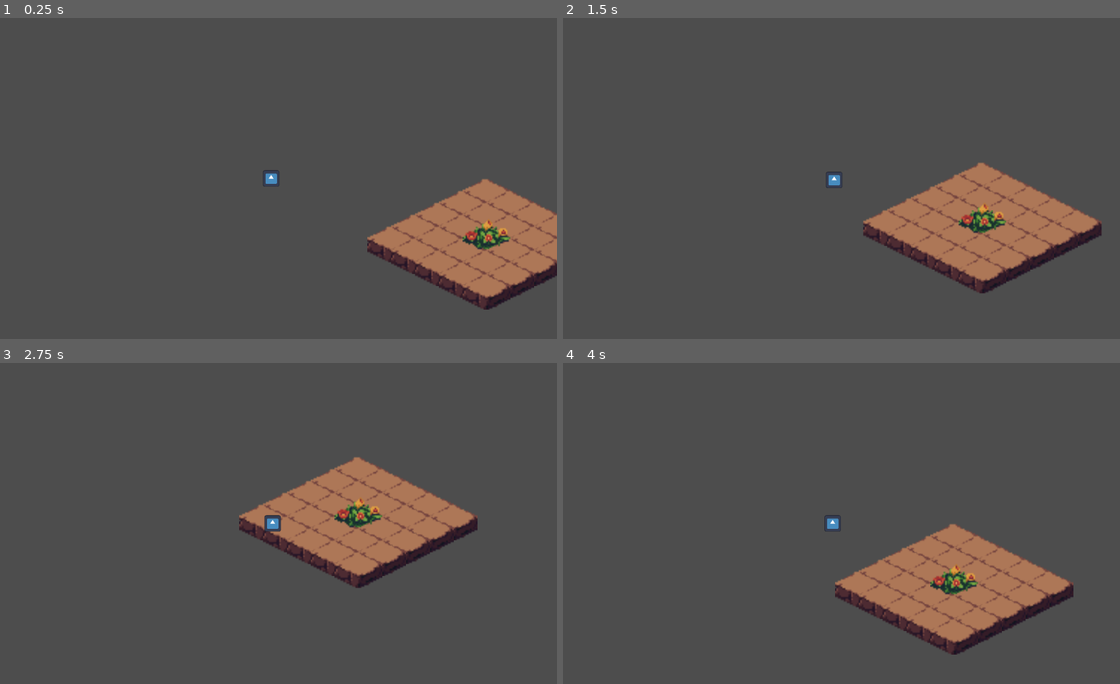
Above: before the commit, frames 1-4 (two rows, left to right).
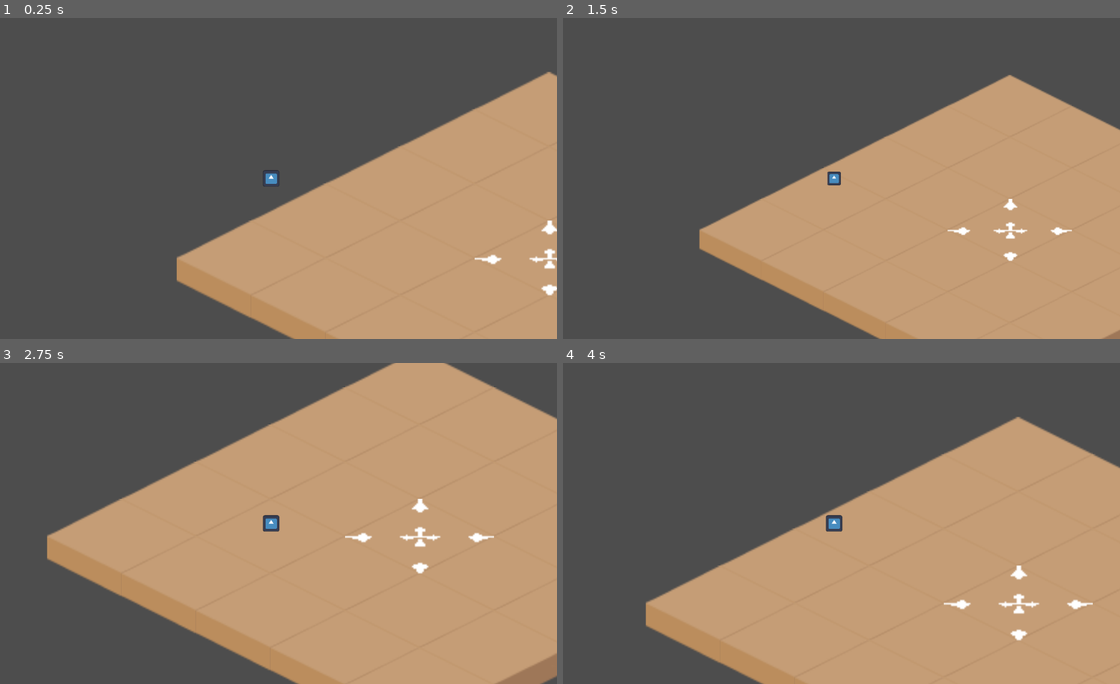
Above: after the commit, the same moments.

Repository: Agakitsune/TheLastSavate
Game: Godot game, scene res://Testmap.tscn
Same seed, same stepped clock (60 frames per second), same inputs: the game is played once before the commit and once after it. The engine's default icon, where the game draws it, is replaced by a stand-in: a white triangle on a blue panel in a dark square.
Inputs (mouse positions are in pixels of both pictures, inside the frame that each line leads up to):
- Up to frame 1 (0.25 s): no input
- Up to frame 2 (1.5 s): tap Enter at 0.5 s; move the mouse to (958, 162) at 0.52 s; hold D (right) 0.53-1.28 s; tap Mouse wheel up (zoom_in, bound only after the commit) at 0.6 s; tap Mouse wheel down (zoom_out, bound only after the commit) at 0.8, 1.35 s; move the mouse to (718, 194) at 1.27 s; hold S (down) from 1.28 s (still down)
- Up to frame 3 (2.75 s): tap Mouse wheel up (zoom_in, bound only after the commit) at 1.55, 2.1 s; move the mouse to (328, 452) at 2.02 s; release S (down) at 2.03 s; hold D (right) from 2.03 s (still down); tap Mouse wheel down (zoom_out, bound only after the commit) at 2.3 s
- Up to frame 4 (4 s): move the mouse to (808, 587) at 2.77 s; release D (right) at 2.78 s; hold W (up) 2.78-3.53 s; tap Mouse wheel down (zoom_out, bound only after the commit) at 2.85, 3.8 s; tap Mouse wheel up (zoom_in, bound only after the commit) at 3.05, 3.6 s; move the mouse to (1003, 571) at 3.52 s; hold A (left) from 3.53 s (still down)

The runs differ from the first frame. In frame 1, 36% of the frame differs, in the area x 31-100%, y 16-100%; in frame 2, 43%; in frame 3, 64%, in the area x 8-100%, y 0-100%; in frame 4, 48%.

Commit message:
Some experience

Diff:
--- a/Camera2D.gd
+++ b/Camera2D.gd
@@ -8,5 +8,9 @@
 
 # Called every frame. 'delta' is the elapsed time since the previous frame.
 func _process(delta):
+	if Input.is_action_just_released("zoom_in") and zoom.x < 4:
+		zoom = get("zoom") + Vector2(0.5, 0.5)
+	if Input.is_action_just_released("zoom_out") and zoom.x > 2:
+		zoom = get("zoom") - Vector2(0.5, 0.5)
 	position = follow.position
 	pass
--- a/Testmap.tscn
+++ b/Testmap.tscn
@@ -1,9 +1,10 @@
-[gd_scene load_steps=11 format=3 uid="uid://u0hlong8agpf"]
+[gd_scene load_steps=13 format=3 uid="uid://u0hlong8agpf"]
 
 [ext_resource type="Texture2D" uid="uid://ctb4fx1k8ekpc" path="res://assets/isometric tileset/spritesheet.png" id="1_fb0bd"]
-[ext_resource type="Texture2D" uid="uid://c4rarbc3r4ekb" path="res://assets/isometric tileset/separated images/tile_000.png" id="2_mrknc"]
-[ext_resource type="Texture2D" uid="uid://dek28jd6ndgrk" path="res://assets/isometric tileset/separated images/tile_041.png" id="3_6fg3h"]
+[ext_resource type="Texture2D" uid="uid://dqvdvsxwiufj8" path="res://assets/crossroad.png" id="2_acq4b"]
+[ext_resource type="Texture2D" uid="uid://b6sfrgq2c0ms0" path="res://assets/dirtHigh.png" id="3_itc70"]
 [ext_resource type="Script" path="res://Camera2D.gd" id="4_005db"]
+[ext_resource type="Texture2D" uid="uid://ibqbx6nj8e0v" path="res://assets/select.png" id="4_l3eyq"]
 [ext_resource type="Texture2D" uid="uid://46rilqhaqv80" path="res://icon.svg" id="5_vmlpc"]
 [ext_resource type="Script" path="res://Icon.gd" id="6_kupa5"]
 
@@ -49,6 +50,7 @@
 6:3/0 = 0
 7:3/0 = 0
 8:3/0 = 0
+8:3/0/texture_origin = Vector2i(0, 8)
 9:3/0 = 0
 0:4/0 = 0
 1:4/0 = 0
@@ -117,24 +119,37 @@
 7:10/0 = 0
 8:10/0 = 0
 9:10/0 = 0
+10:0/0 = 0
+10:1/0 = 0
+10:2/0 = 0
+10:3/0 = 0
+10:4/0 = 0
+10:5/0 = 0
+10:6/0 = 0
+10:10/0 = 0
 
-[sub_resource type="TileSetAtlasSource" id="TileSetAtlasSource_ryksw"]
-texture = ExtResource("2_mrknc")
-texture_region_size = Vector2i(32, 32)
+[sub_resource type="TileSetAtlasSource" id="TileSetAtlasSource_7rpcy"]
+texture = ExtResource("2_acq4b")
+texture_region_size = Vector2i(100, 65)
 0:0/0 = 0
 
-[sub_resource type="TileSetAtlasSource" id="TileSetAtlasSource_2fasx"]
-texture = ExtResource("3_6fg3h")
-texture_region_size = Vector2i(32, 16)
+[sub_resource type="TileSetAtlasSource" id="TileSetAtlasSource_fb2p1"]
+texture = ExtResource("3_itc70")
+texture_region_size = Vector2i(100, 66)
 0:0/0 = 0
-0:1/0 = 0
+
+[sub_resource type="TileSetAtlasSource" id="TileSetAtlasSource_106lp"]
+texture = ExtResource("4_l3eyq")
+texture_region_size = Vector2i(100, 66)
+0:0/0 = 0
 
 [sub_resource type="TileSet" id="TileSet_y58pf"]
 tile_shape = 1
-tile_size = Vector2i(32, 16)
+tile_size = Vector2i(100, 50)
 sources/2 = SubResource("TileSetAtlasSource_lkye8")
-sources/3 = SubResource("TileSetAtlasSource_ryksw")
-sources/4 = SubResource("TileSetAtlasSource_2fasx")
+sources/5 = SubResource("TileSetAtlasSource_7rpcy")
+sources/6 = SubResource("TileSetAtlasSource_fb2p1")
+sources/7 = SubResource("TileSetAtlasSource_106lp")
 
 [node name="Map" type="Node2D"]
 
@@ -142,26 +157,33 @@
 y_sort_enabled = true
 tile_set = SubResource("TileSet_y58pf")
 format = 2
-layer_0/name = "Truc"
-layer_0/y_sort_enabled = true
-layer_0/z_index = 1
-layer_0/tile_data = PackedInt32Array(786438, 4, 1, 655366, 4, 0)
-layer_1/name = "Ground"
+layer_0/name = "Select"
+layer_0/z_index = 2
+layer_1/name = "Truc"
 layer_1/enabled = true
 layer_1/modulate = Color(1, 1, 1, 1)
 layer_1/y_sort_enabled = true
-layer_1/y_sort_origin = 0
-layer_1/z_index = 0
-layer_1/tile_data = PackedInt32Array(655365, 589826, 0, 589829, 589826, 0, 524294, 589826, 0, 720901, 589826, 0, 655366, 589826, 0, 589830, 589826, 0, 786438, 2, 3, 720902, 589826, 0, 655367, 589826, 0, 720900, 589826, 0, 786437, 589826, 0, 851973, 589826, 0, 917510, 589826, 0, 851974, 589826, 0, 786439, 589826, 0, 720903, 589826, 0, 786440, 589826, 0, 851975, 589826, 0, 917511, 589826, 0, 983046, 589826, 0, 1048582, 589826, 0, 983045, 589826, 0, 917509, 589826, 0, 851972, 589826, 0, 786436, 589826, 0)
+layer_1/y_sort_origin = 1
+layer_1/z_index = 1
+layer_1/tile_data = PackedInt32Array(262146, 7, 0)
+layer_2/name = "Ground"
+layer_2/enabled = true
+layer_2/modulate = Color(1, 1, 1, 1)
+layer_2/y_sort_enabled = true
+layer_2/y_sort_origin = 0
+layer_2/z_index = 0
+layer_2/tile_data = PackedInt32Array(196608, 6, 0, 262144, 6, 0, 327680, 6, 0, 393217, 6, 0, 327681, 6, 0, 262146, 6, 0, 196610, 6, 0, 131074, 6, 0, 196609, 6, 0, 131073, 6, 0, 262145, 6, 0, 65537, 6, 0, 458753, 6, 0, 393218, 6, 0, 327682, 6, 0, 262147, 6, 0, 2, 6, 0, 65538, 6, 0, 131075, 6, 0, 196611, 6, 0, 262148, 6, 0, 327683, 6, 0, 393219, 6, 0, 458754, 6, 0, 524290, 6, 0)
+
+[node name="Icon" type="Sprite2D" parent="TileMap"]
+z_index = 1
+y_sort_enabled = true
+position = Vector2(63.5, 63.5)
+scale = Vector2(0.0859375, 0.0859375)
+texture = ExtResource("5_vmlpc")
+script = ExtResource("6_kupa5")
 
 [node name="Camera" type="Camera2D" parent="." node_paths=PackedStringArray("follow")]
 offset = Vector2(-0.12, 0)
 zoom = Vector2(3, 3)
 script = ExtResource("4_005db")
-follow = NodePath("../Icon")
-
-[node name="Icon" type="Sprite2D" parent="."]
-position = Vector2(63.5, 63.5)
-scale = Vector2(0.0859375, 0.0859375)
-texture = ExtResource("5_vmlpc")
-script = ExtResource("6_kupa5")
+follow = NodePath("../TileMap/Icon")
--- a/project.godot
+++ b/project.godot
@@ -14,6 +14,11 @@
 run/main_scene="res://Testmap.tscn"
 config/features=PackedStringArray("4.1", "Forward Plus")
 config/icon="res://icon.svg"
+
+[display]
+
+mouse_cursor/custom_image="res://assets/cursor.png"
+mouse_cursor/custom_image_hotspot=Vector2(1, 1)
 
 [input]
 
@@ -37,3 +42,13 @@
 "events": [Object(InputEventKey,"resource_local_to_scene":false,"resource_name":"","device":-1,"window_id":0,"alt_pressed":false,"shift_pressed":false,"ctrl_pressed":false,"meta_pressed":false,"pressed":false,"keycode":0,"physical_keycode":68,"key_label":0,"unicode":100,"echo":false,"script":null)
 ]
 }
+zoom_in={
+"deadzone": 0.5,
+"events": [Object(InputEventMouseButton,"resource_local_to_scene":false,"resource_name":"","device":-1,"window_id":0,"alt_pressed":false,"shift_pressed":false,"ctrl_pressed":false,"meta_pressed":false,"button_mask":0,"position":Vector2(0, 0),"global_position":Vector2(0, 0),"factor":1.0,"button_index":4,"canceled":false,"pressed":false,"double_click":false,"script":null)
+]
+}
+zoom_out={
+"deadzone": 0.5,
+"events": [Object(InputEventMouseButton,"resource_local_to_scene":false,"resource_name":"","device":-1,"window_id":0,"alt_pressed":false,"shift_pressed":false,"ctrl_pressed":false,"meta_pressed":false,"button_mask":0,"position":Vector2(0, 0),"global_position":Vector2(0, 0),"factor":1.0,"button_index":5,"canceled":false,"pressed":false,"double_click":false,"script":null)
+]
+}
Binary file added: assets/crossroad.png
Not shown, added: assets/crossroad.png.import
Binary file added: assets/cursor.aseprite
Binary file added: assets/cursor.png
Not shown, added: assets/cursor.png.import
Binary file added: assets/dirtHigh.png
Not shown, added: assets/dirtHigh.png.import
Binary file added: assets/select.png
Not shown, added: assets/select.png.import
